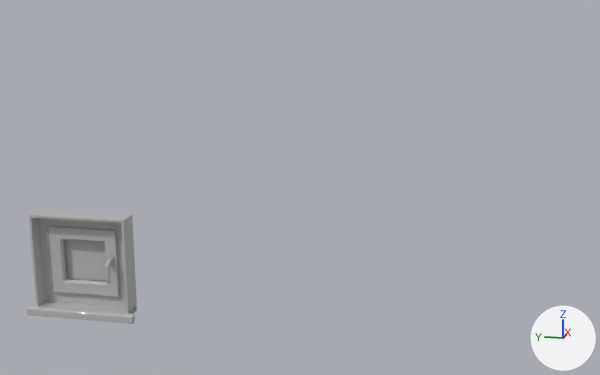
Renders of the FBX model Assets/GavsHome/Windows/Win01-05.fbx from each side of a commit.
The view is the same before and after, from a 50 mm camera at (0.7, 1.03, 3.66) aimed at (5.16, 1.92, 2.54). The lights are fixed; the arrows at lower right show +X, +Y and +Z. The picture after the commit comes second. Where no turn or scale is listed for an object, it has been applied to the vertices. Vertices at exactly the same position are counted once.

Objects in the first picture: 'Object064', 'window_016'.
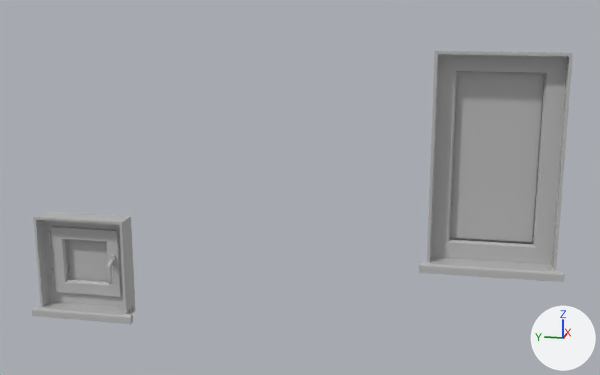
Diff of the bpy script that builds the scene:
```diff
--- a/Assets/GavsHome/Windows/Win01-05.fbx.py
+++ b/Assets/GavsHome/Windows/Win01-05.fbx.py
@@ me_mesh @@
 # used by ob_window_016; location = (5.128, 3.252, 1.694); rotation_euler = (-1.571, 0.0, -1.571), in degrees (-90, 0, -90); scale = (-0.01, -0.01, -0.01)
-me_mesh.from_pydata(...)  # 3051 vertices, 5904 faces; spans x -34.0..34.0, y -0.1..62.6, z -9.5..9.5
+me_mesh.from_pydata(...)  # 3051 vertices, 5904 faces; spans x -31.8..32.0, y -0.1..61.6, z -9.5..10.0
+# me_mesh part 1: the loose piece of 55 vertices spanning x -30.0..30.0, y 0.4..62.6, z -9.5..6.1 is scaled about its middle by (0.926, 0.984, 1.03), then moved by (0.1, -0.5, 0.2)
+# me_mesh part 2: 232 of 3051 vertices moved; they spanned x -34.0..34.0, y -0.1..61.6, z -9.5..9.5 and now span x -31.8..32.0, y -0.1..60.7, z -9.5..10.0; mean shift (0.1, -0.1, 0.4); largest move (-28.5, 61.1, -9.5) -> (-26.3, 60.2, -9.5)
 me_mesh.materials.append(mat_99)
@@ me_mesh_1 @@
+me_mesh_1.from_pydata(...)  # 1298 vertices, 1773 faces; spans x -0.098..0.098, y -0.378..0.378, z -0.001..1.187
+# faces by material slot: [2, 1771]
+me_mesh_1.materials.append(mat_98)  # grey #bcbcbc
+me_mesh_1.materials.append(mat_99)  # grey #bcbcbc
@@ ob_window_016 @@
 ob_window_016 = bpy.data.objects.new('window_016', me_mesh)
-ob_window_016.location = (5.128, 3.252, 1.694)
+ob_window_016.location = (5.128, 3.239, 1.694)
 ob_window_016.rotation_euler = (-1.571, 0.0, -1.571)  # degrees (-90, 0, -90)
@@ ob_object064 @@
 ob_object064 = bpy.data.objects.new('Object064', me_mesh_001)
-ob_object064.location = (5.141, 3.478, 2.024)
+ob_object064.location = (5.141, 3.465, 2.024)
 ob_object064.rotation_euler = (-1.571, 0.0, -1.571)  # degrees (-90, 0, -90)
@@ ob_window @@
+ob_window = bpy.data.objects.new('window', me_mesh_1)
+ob_window.location = (5.125, 0.863, 2.134)
```

What differs and where, as boxes [x1, y1, x2, y2] in the pictures (600 x 375 px; the box of a moved part takes in the faces that stretch with it):
'window', added
    after: [419, 51, 573, 282]
    faces in mat_99 (grey #bcbcbc): [419, 51, 573, 282]
    faces in mat_98 (grey #bcbcbc): [450, 72, 545, 244]
'window_016', reshaped, moved
    before: [27, 210, 137, 324]
    after: [32, 212, 136, 324]
'Object064', moved
    before: [46, 226, 120, 297]
    after: [48, 226, 122, 297]
part 1 of me_mesh, moved or reshaped
    before: [29, 210, 137, 314]
    after: [33, 212, 136, 314]
part 2 of me_mesh, moved or reshaped
    before: [27, 218, 137, 324]
    after: [32, 220, 135, 324]
